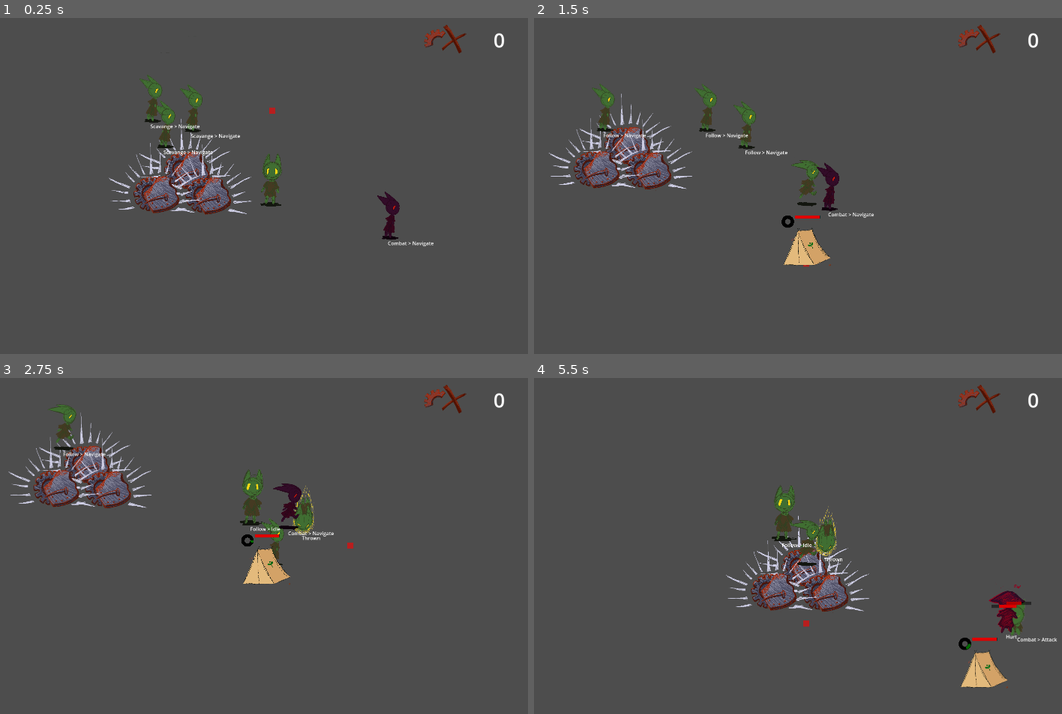
Above: before the commit, frames 1-4 (two rows, left to right).
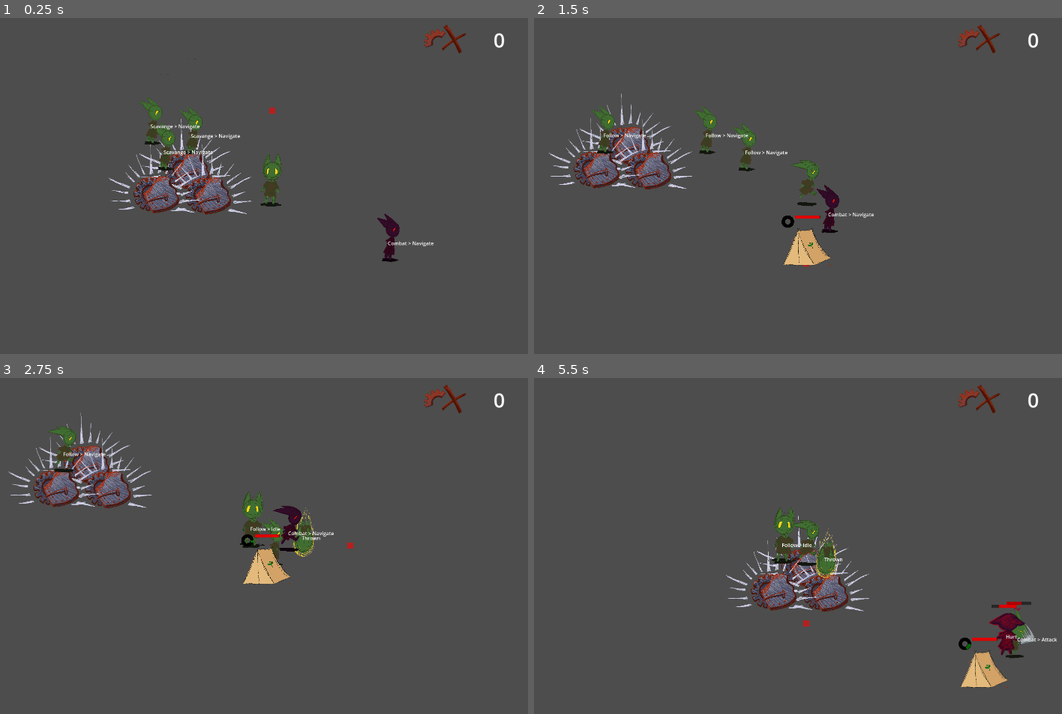
Above: after the commit, the same moments.

Repository: loteque/GoblinGame
Game: Godot game, scene res://tests/test_new_actor.tscn
Same seed, same stepped clock (60 frames per second), same inputs: the game is played once before the commit and once after it. This scene is started directly instead of the project's main scene.
Inputs:
- Up to frame 1 (0.25 s): no input
- Up to frame 2 (1.5 s): hold D (right) 0.53-1.28 s; hold Shift (call) 0.53-1.28 s; hold S (down) from 1.28 s (still down); tap G (place) at 1.35 s
- Up to frame 3 (2.75 s): release S (down) at 2.03 s; hold D (right) from 2.03 s (still down); tap Space (select) at 2.1 s
- Up to frame 4 (5.5 s): release D (right) at 2.78 s; hold W (up) 2.78-3.53 s; tap Shift (call) at 2.85 s; hold A (left) 3.53-5.03 s; tap G (place) at 3.6 s; tap Space (select) at 4.35 s; hold S (down) from 5.03 s (still down); hold Shift (call) from 5.03 s (still down)

The runs differ from the first frame. In frame 1, 1.6% of the frame differs, in the area x 26-76%, y 16-73%; in frame 2, 1.7%; in frame 3, 2.0%; in frame 4, 2.0%, in the area x 45-95%, y 31-84%.

Commit message:
update attack animation, attack state

Diff:
--- a/project/attack_state.gd
+++ b/project/attack_state.gd
@@ -20,7 +20,7 @@
 func enter_state(data: Dictionary = {}):
     super.enter_state()
     target = data.get("target")
-    animated_sprite.play("collect_scrap")
+    animated_sprite.play("attack_side")
 
 func exit_state():
     super.exit_state()
--- a/project/new_actor.tscn
+++ b/project/new_actor.tscn
@@ -67,9 +67,8 @@
 unique_name_in_owner = true
 scale = Vector2(0.5, 0.5)
 sprite_frames = ExtResource("3_xmqe5")
-animation = &"throw_up"
-frame_progress = 0.432874
-offset = Vector2(0, -307)
+animation = &"collect_scrap"
+offset = Vector2(0, -165)
 
 [node name="TargetTrackerComponent" type="Area2D" parent="." node_paths=PackedStringArray("actor")]
 unique_name_in_owner = true
